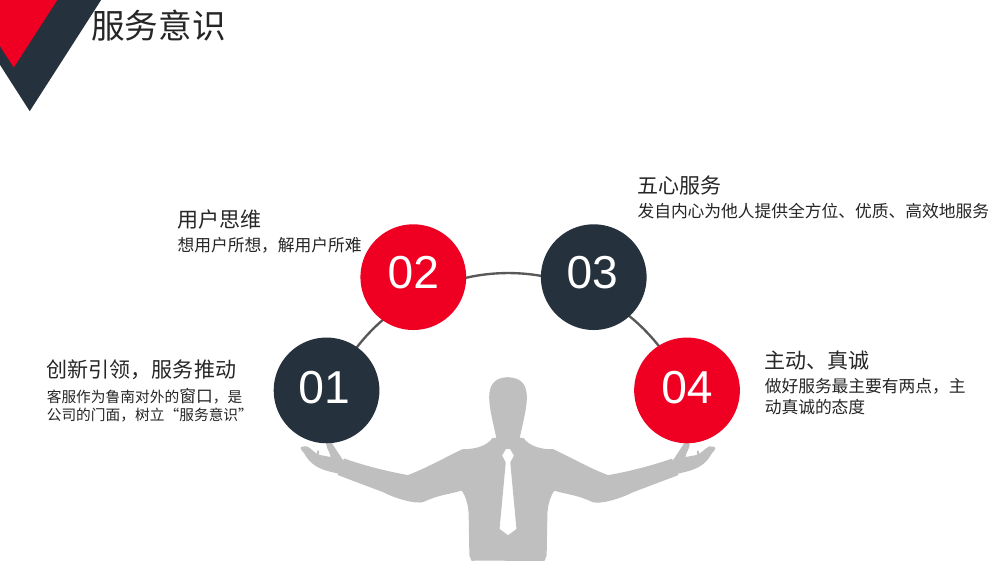
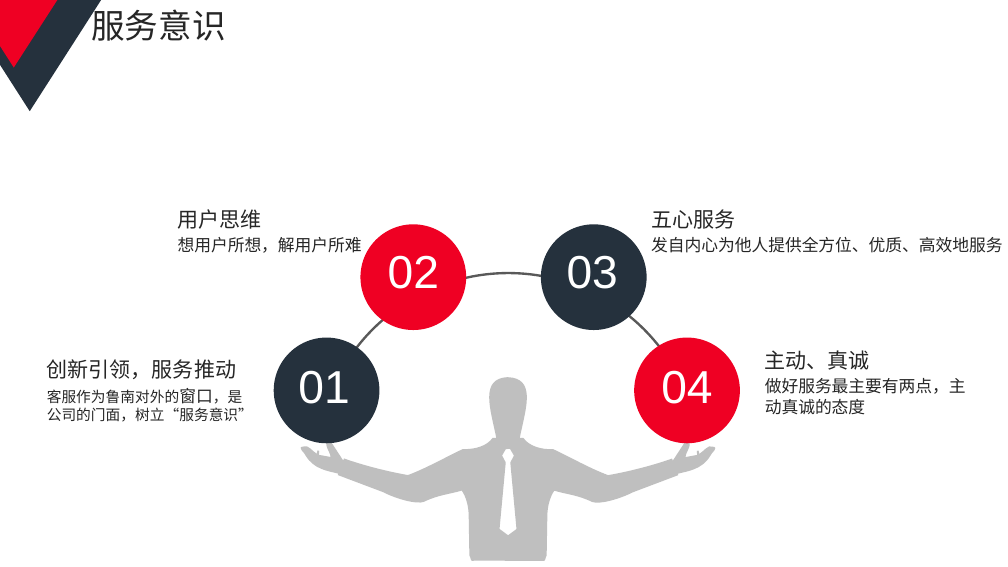
Before and after one commit to fredwo/min_document, a slide deck: slide 11 of 2104转正/定稿/述职报告_刘晓敏.pptx. Drawn at 1008x567 pixels with LibreOffice and Linux fonts; fonts in the diff are those of the drawing. Boxes give left, top, right and bottom in pixels: in the first picture for what was removed or moved away, otherwise in the second. Text is boxed around its words. In the diff, an @@ line names an element or a change of style, - is before the commit and + after.

Commit message:
提交定稿文件PPT，演讲稿

```diff
--- a/2104转正/定稿/述职报告_刘晓敏.pptx
+++ b/2104转正/定稿/述职报告_刘晓敏.pptx
@@ text "五心服务" moved from (x1=638, y1=175, x2=990, y2=219) to (x1=651, y1=209, x2=1003, y2=253) @@
```
